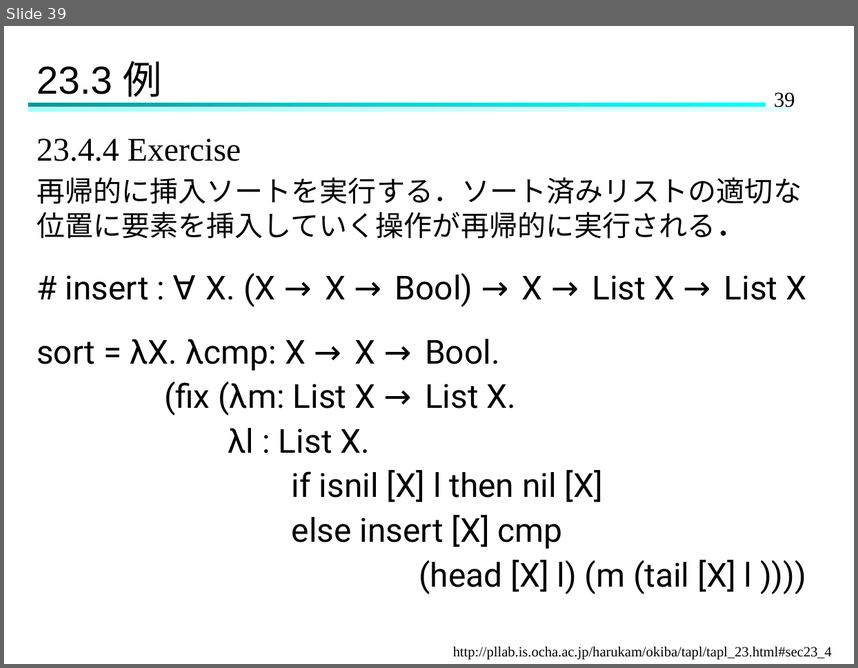
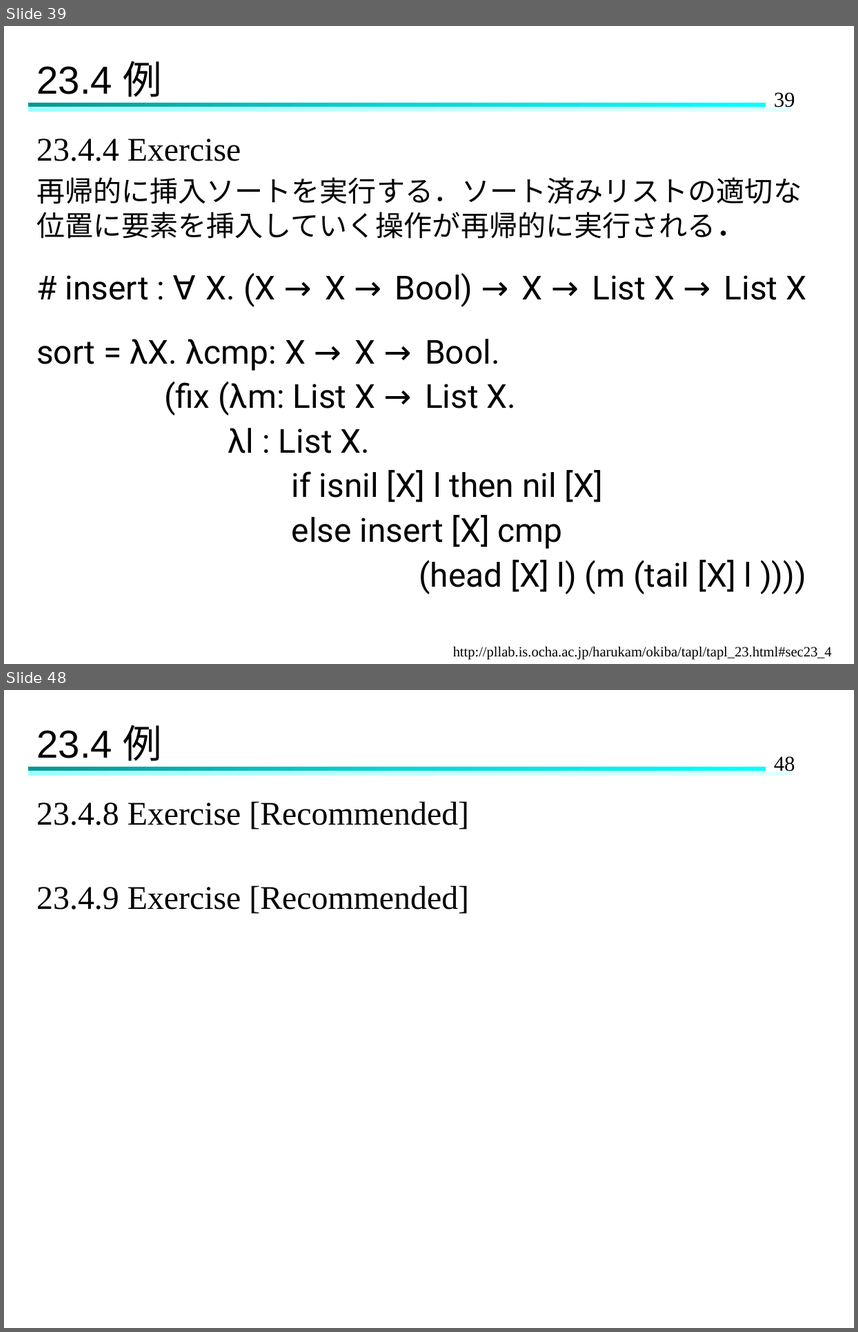
Before and after one commit to Hinata-Mikami/HinataMikami, a slide deck: 研究室関連/TAPL/TAPL-23.pptx. Shown one above the other, each under a label of ours: slide 39 before the commit, slides 39 and 48 after it; the slides between them are not shown. The pictures are 858x668 and 858x1332 pixels, drawn with LibreOffice and Linux fonts; fonts in the diff are those of the drawing. Boxes give left, top, right and bottom in pixels: in the first picture for what was removed or moved away, otherwise in the second. Text is boxed around its words. In the diff, an @@ line names an element or a change of style, - is before the commit and + after.

```diff
--- a/研究室関連/TAPL/TAPL-23.pptx
+++ b/研究室関連/TAPL/TAPL-23.pptx
@@ slide 48 added at (4, 690, 854, 1328), background #FFFFFF; not listed: 3 template elements that a slide beside it also shows @@
@@ title added at (36, 725, 162, 768), 33 pt, text #000000 @@
+23.4 例
@@ text added at (36, 801, 469, 914), 28 pt, text #000000 @@
+23.4.8 Exercise [Recommended]
+23.4.9 Exercise [Recommended]
@@ slide 39 changed as well @@
@@ title at (36, 61, 162, 104): text changed @@
-23.3 例
+23.4 例
```
Also in this commit, not shown: 15 other slides changed, 10 other slides added.
